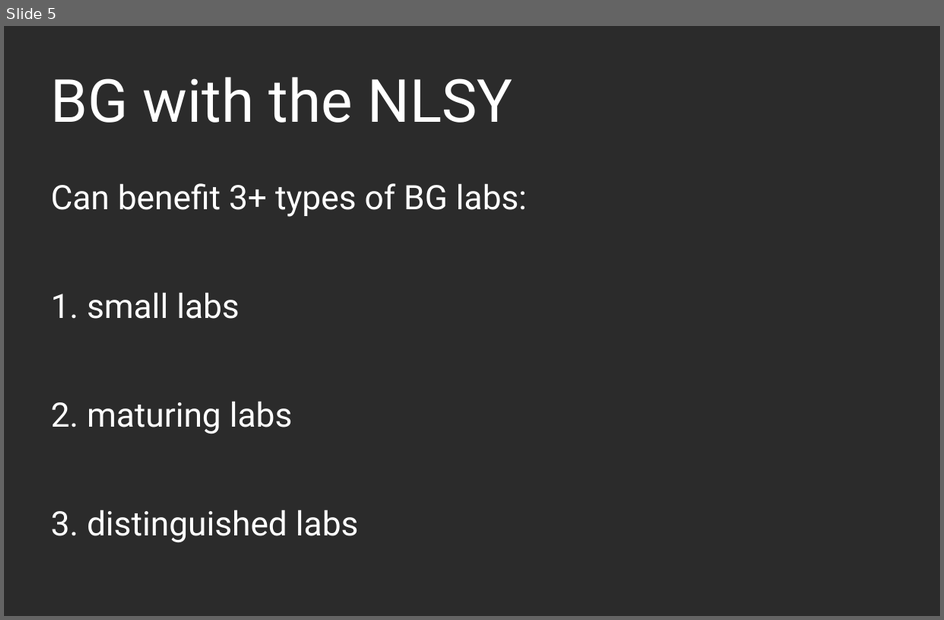
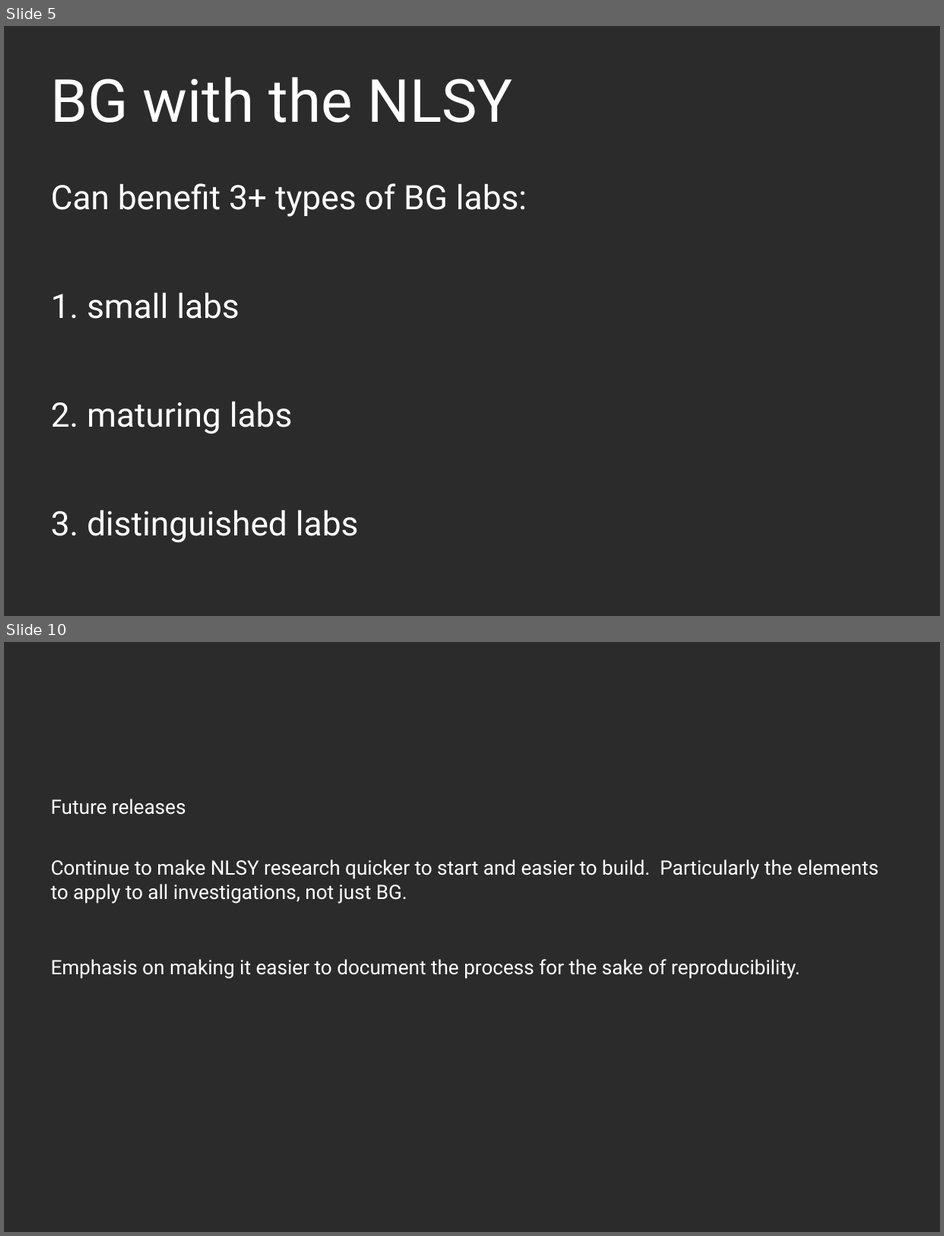
Before and after one commit to nlsy-links/nlsy-links-determination-2017, a slide deck: documentation/publications/2019-stockholm/beasley-2019-bga-stockholm.odp. Shown one above the other, each under a label of ours: slide 5 before the commit, slides 5 and 10 after it; the slides between them are not shown. The pictures are 944x620 and 944x1236 pixels, drawn with LibreOffice and Linux fonts; fonts in the diff are those of the drawing; background and template pictures are left out; a plain dark background stands for a picture behind light text. Boxes give left, top, right and bottom in pixels: in the first picture for what was removed or moved away, otherwise in the second. Text is boxed around its words. In the diff, an @@ line names an element or a change of style, - is before the commit and + after.

```diff
--- a/documentation/publications/2019-stockholm/beasley-2019-bga-stockholm.odp
+++ b/documentation/publications/2019-stockholm/beasley-2019-bga-stockholm.odp
@@ slide 10 added at box(4, 642, 940, 1232), background picture (left out) @@
@@ text added at box(51, 799, 879, 979), 20 pt, text #FFFFFF @@
+Future releases
+Continue to make NLSY research quicker to start and easier to build. Particularly the elements to apply to all investigations, not just BG.
+Emphasis on making it easier to document the process for the sake of reproducibility.
```
Also in this commit, not shown: 4 slides changed, 1 other slide added, 1 slide removed.
